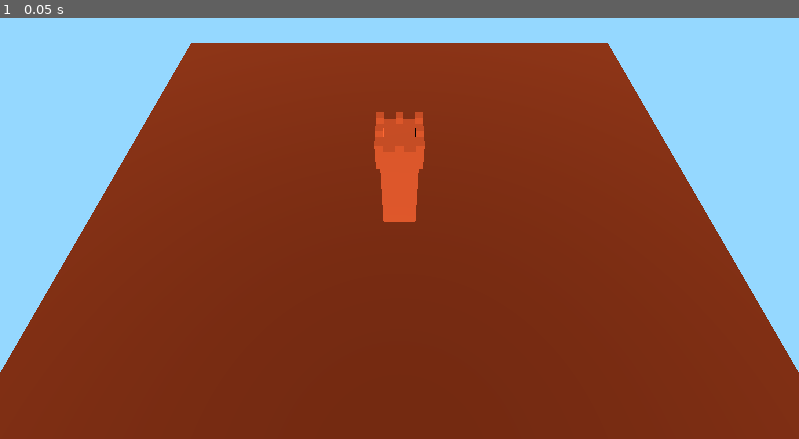
Above: before the commit, frame 1.
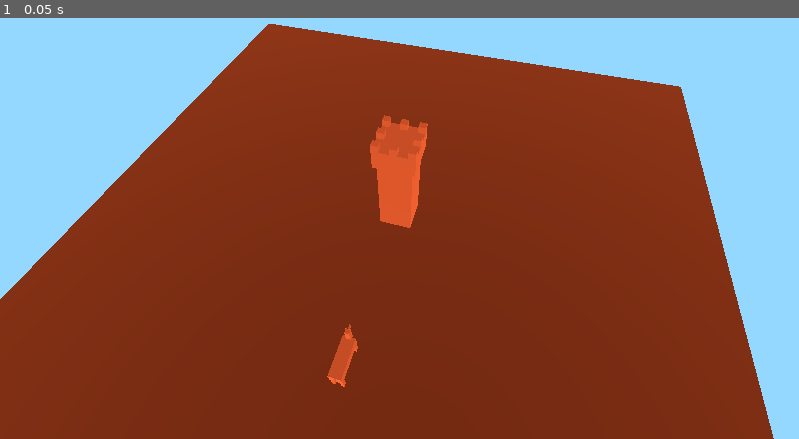
Above: after the commit, the same moment.

Repository: mjviljan/godot4-3d-camera-movement-template
Game: Godot game, scene res://World.tscn
The game is run twice, just before and just after one commit, with the same random seed, the same clock (stepped at 60 frames per second) and the same inputs.
Inputs:
- Up to frame 1 (0.05 s): no input

The runs differ from the first frame. In frame 1, 7.2% of the frame differs, in the area x 0-100%, y 1-100%.

Commit message:
Add player object

Diff:
--- a/World.tscn
+++ b/World.tscn
@@ -12,6 +12,8 @@
 [sub_resource type="ORMMaterial3D" id="ORMMaterial3D_74uph"]
 
 [sub_resource type="StandardMaterial3D" id="StandardMaterial3D_lmoaa"]
+
+[sub_resource type="StandardMaterial3D" id="StandardMaterial3D_8cdjm"]
 
 [node name="World" type="Node3D"]
 
@@ -31,7 +33,7 @@
 material = SubResource("ORMMaterial3D_74uph")
 
 [node name="Camera" type="Camera3D" parent="." node_paths=PackedStringArray("target")]
-transform = Transform3D(1, 0, 0, 0, 1, 0, 0, 0, 1, 0, 50, 35)
+transform = Transform3D(1, 0, 0, 0, 1, 0, 0, 0, 1, 10, 50, 35)
 fov = 62.247
 script = ExtResource("1_y6do3")
 target = NodePath("../CameraTarget")
@@ -41,12 +43,12 @@
 [node name="Tower" type="Node3D" parent="."]
 
 [node name="TowerBody" type="CSGBox3D" parent="Tower"]
-transform = Transform3D(1, 0, 0, 0, 1, 0, 0, 0, 1, 0, 8, 0)
+transform = Transform3D(1, 0, 0, 0, 1, 0, 0, 0, 1, 0, 7, 0)
 size = Vector3(5, 13, 5)
 material = SubResource("StandardMaterial3D_lmoaa")
 
 [node name="TowerTop" type="CSGBox3D" parent="Tower"]
-transform = Transform3D(1, 0, 0, 0, 1, 0, 0, 0, 1, 0, 16, 0)
+transform = Transform3D(1, 0, 0, 0, 1, 0, 0, 0, 1, 0, 15, 0)
 size = Vector3(6, 3, 6)
 material = SubResource("StandardMaterial3D_lmoaa")
 
@@ -81,3 +83,56 @@
 [node name="TowerSide4" type="CSGBox3D" parent="Tower/TowerTop"]
 transform = Transform3D(1, 0, 0, 0, 1, 0, 0, 0, 1, -2.5, 2, 0)
 material = SubResource("StandardMaterial3D_lmoaa")
+
+[node name="Player" type="Node3D" parent="."]
+transform = Transform3D(1, 0, 0, 0, 1, 0, 0, 0, 1, 0, 0, 25)
+
+[node name="Body" type="CSGBox3D" parent="Player"]
+transform = Transform3D(1, 0, 0, 0, 1, 0, 0, 0, 1, 0, 3.3, 0)
+size = Vector3(1.7, 1.7, 5)
+material = SubResource("StandardMaterial3D_8cdjm")
+
+[node name="Neck" type="CSGBox3D" parent="Player"]
+transform = Transform3D(1, 0, 0, 0, 1, 0, 0, 0, 1, 0, 4.9, -2.5)
+size = Vector3(0.6, 2.5, 0.6)
+material = SubResource("StandardMaterial3D_8cdjm")
+
+[node name="Snout" type="CSGBox3D" parent="Player/Neck"]
+transform = Transform3D(1, 0, 0, 0, 1, 0, 0, 0, 1, 0, 0.9, -0.6)
+size = Vector3(0.2, 0.4, 0.6)
+material = SubResource("StandardMaterial3D_8cdjm")
+
+[node name="EarLeft" type="CSGBox3D" parent="Player/Neck"]
+transform = Transform3D(1, 0, 0, 0, 1, 0, 0, 0, 1, -0.2, 1.4, -0.25)
+size = Vector3(0.2, 0.3, 0.1)
+material = SubResource("StandardMaterial3D_8cdjm")
+
+[node name="EarRight" type="CSGBox3D" parent="Player/Neck"]
+transform = Transform3D(1, 0, 0, 0, 1, 0, 0, 0, 1, 0.2, 1.4, -0.25)
+size = Vector3(0.2, 0.3, 0.1)
+material = SubResource("StandardMaterial3D_8cdjm")
+
+[node name="LegFrontLeft" type="CSGBox3D" parent="Player"]
+transform = Transform3D(1, 0, 0, 0, 1, 0, 0, 0, 1, -0.6, 1.5, -2.2)
+size = Vector3(0.4, 2, 0.5)
+material = SubResource("StandardMaterial3D_8cdjm")
+
+[node name="LegFrontRight" type="CSGBox3D" parent="Player"]
+transform = Transform3D(1, 0, 0, 0, 1, 0, 0, 0, 1, 0.6, 1.5, -2.2)
+size = Vector3(0.4, 2, 0.5)
+material = SubResource("StandardMaterial3D_8cdjm")
+
+[node name="LegBackLeft" type="CSGBox3D" parent="Player"]
+transform = Transform3D(1, 0, 0, 0, 1, 0, 0, 0, 1, -0.6, 1.5, 2.2)
+size = Vector3(0.4, 2, 0.5)
+material = SubResource("StandardMaterial3D_8cdjm")
+
+[node name="LegBackRight" type="CSGBox3D" parent="Player"]
+transform = Transform3D(1, 0, 0, 0, 1, 0, 0, 0, 1, 0.6, 1.5, 2.2)
+size = Vector3(0.4, 2, 0.5)
+material = SubResource("StandardMaterial3D_8cdjm")
+
+[node name="Tail" type="CSGBox3D" parent="Player"]
+transform = Transform3D(1, 0, 0, 0, 0.788, 0.615675, 0, -0.615675, 0.788, 0, 3.7, 2.6)
+size = Vector3(0.3, 0.7, 0.3)
+material = SubResource("StandardMaterial3D_8cdjm")
Not shown: 1 places in World.tscn that only renumber resources
